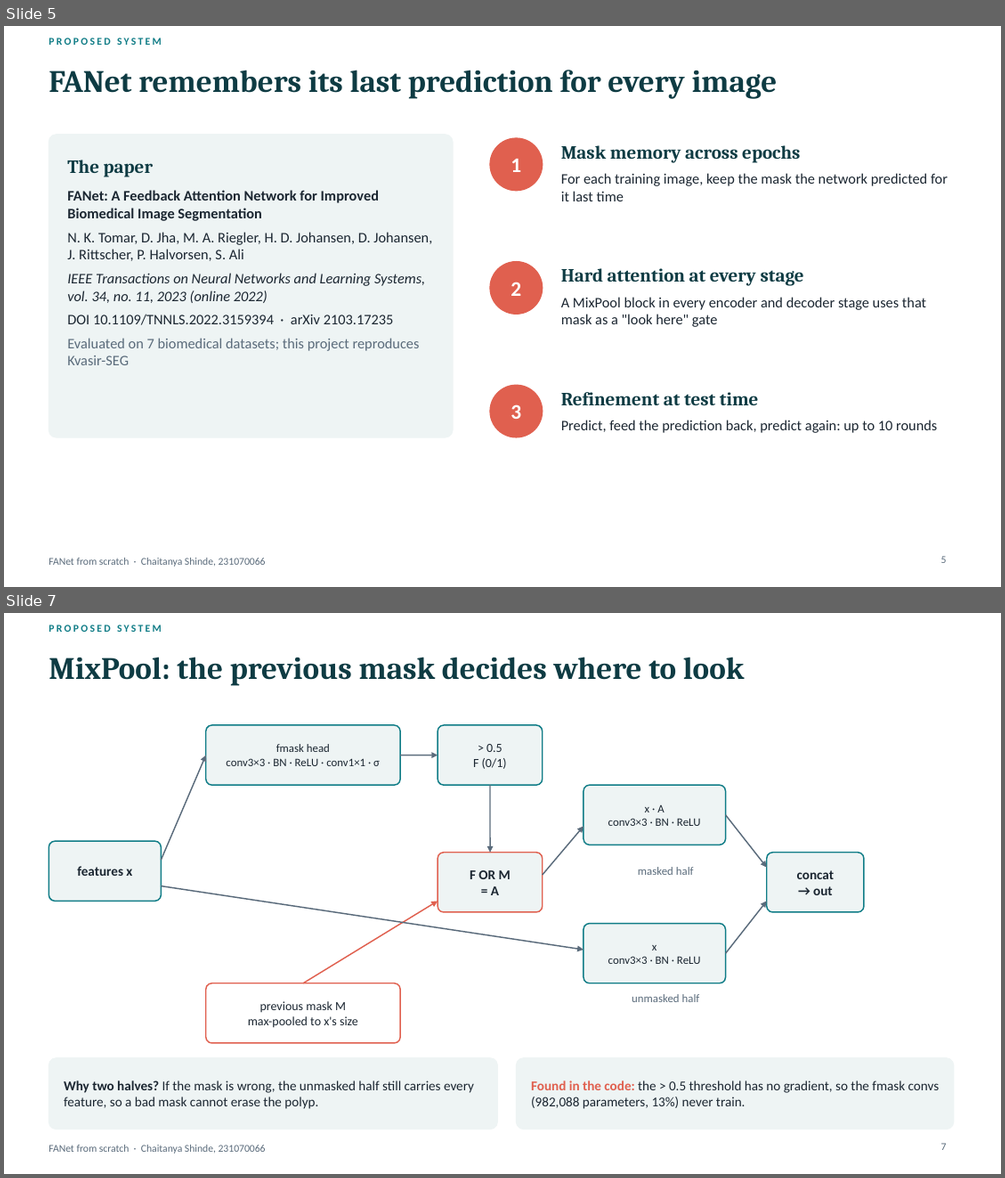
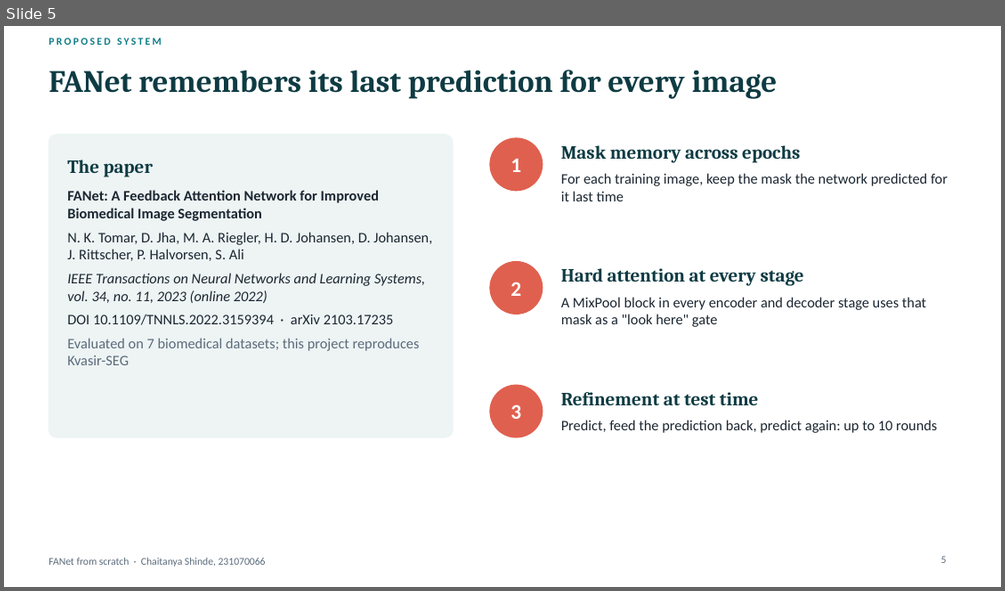
Before and after one commit to Chaitanya-666/DLproject, a slide deck: presentation/FANet_ChaitanyaShinde_231070066.pptx. Shown one above the other, each under a label of ours: slides 5 and 7 before the commit, slide 5 after it; the slides between them are not shown. The pictures are 1005x1178 and 1005x591 pixels, drawn with LibreOffice and Linux fonts; fonts in the diff are those of the drawing. Boxes give left, top, right and bottom in pixels: in the first picture for what was removed or moved away, otherwise in the second. Text is boxed around its words. In the diff, an @@ line names an element or a change of style, - is before the commit and + after.

Commit message:
Paper-style diagrams (architecture with every layer and shape, SE-Residual + MixPool blocks, training/testing loop, data pipeline) on slides 6-8 and 10, in the report (15 pp, layer and parameter table) and the 101 guide; slide-8 augmentation wording fixed (cutout is image only)

```diff
--- a/presentation/FANet_ChaitanyaShinde_231070066.pptx
+++ b/presentation/FANet_ChaitanyaShinde_231070066.pptx
@@ slide 7 removed at (4, 613, 1001, 1174), background #FFFFFF; not listed: 1 template element that a slide beside it also shows @@
@@ text removed at (48, 625, 162, 632) @@
-PROPOSED SYSTEM
@@ title removed at (48, 657, 744, 686) @@
-MixPool: the previous mask decides where to look
@@ rounded rectangle removed at (206, 725, 400, 785) @@
-fmask head
-conv3×3 · BN · ReLU · conv1×1 · σ
@@ rounded rectangle removed at (437, 725, 542, 785) @@
-> 0.5
-F (0/1)
@@ arrow removed from (161, 860) to (206, 755) @@
@@ arrow removed from (400, 755) to (437, 755) @@
@@ arrow removed from (490, 785) to (490, 852) @@
@@ rounded rectangle removed at (583, 785, 726, 844) @@
-x · A
-conv3×3 · BN · ReLU
@@ arrow removed from (542, 875) to (583, 826) @@
@@ arrow removed from (726, 815) to (767, 868) @@
@@ rounded rectangle removed at (48, 841, 161, 900) @@
-features x
@@ rounded rectangle removed at (437, 852, 542, 912) @@
-F OR M
-= A
@@ rounded rectangle removed at (767, 852, 864, 912) @@
-concat
-→ out
@@ text removed at (638, 867, 694, 875) @@
-masked half
@@ arrow removed from (161, 886) to (583, 949) @@
@@ arrow removed from (303, 983) to (437, 900) @@
@@ arrow removed from (726, 953) to (767, 900) @@
@@ rounded rectangle removed at (583, 924, 726, 983) @@
-x
-conv3×3 · BN · ReLU
@@ rounded rectangle removed at (206, 983, 400, 1043) @@
-previous mask M
-max-pooled to x's size
@@ text removed at (631, 994, 700, 1002) @@
-unmasked half
@@ rounded rectangle removed at (48, 1058, 498, 1129) @@
@@ rounded rectangle removed at (517, 1058, 954, 1129) @@
@@ text removed at (64, 1080, 474, 1109) @@
-Why two halves? If the mask is wrong, the unmasked half still carries every feature, so a bad mask cannot erase the polyp.
@@ text removed at (531, 1080, 939, 1109) @@
-Found in the code: the > 0.5 threshold has no gradient, so the fmask convs (982,088 parameters, 13%) never train.
@@ page number removed at (941, 1143, 947, 1150) @@
-7
```
Also in this commit, not shown: 2 slides changed, 2 slides added, 1 other slide removed, 43 other files.
